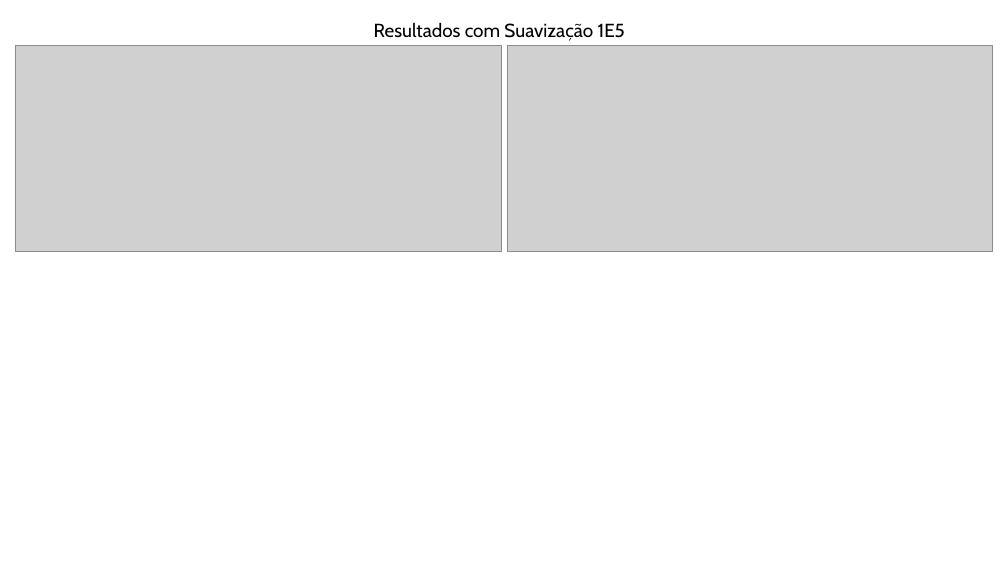
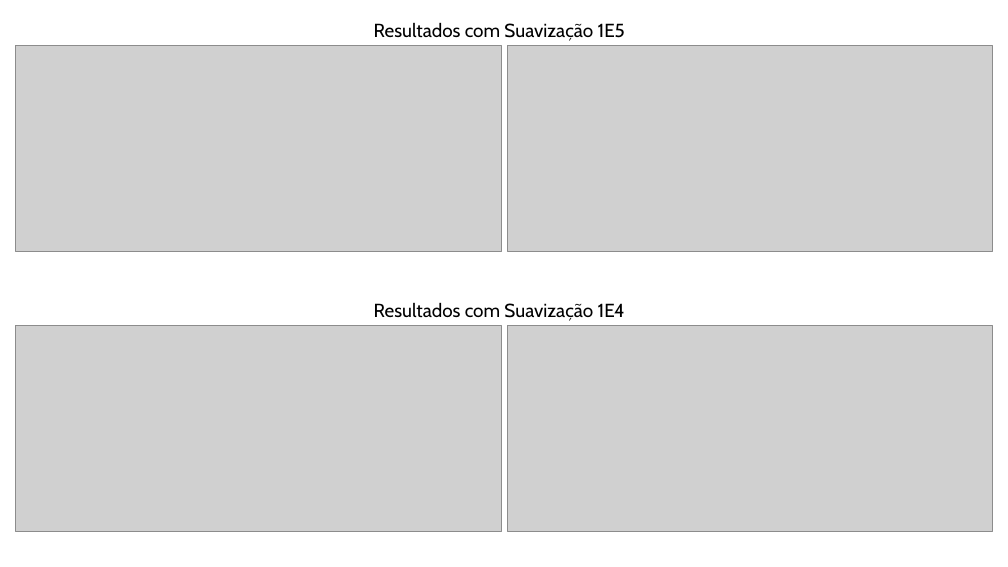
Before and after one commit to murilloabs/Master_Dissertation, a slide deck: slide 14 of DISSERTACAO/figuras/figures.pptx. Drawn at 1008x567 pixels with LibreOffice and Linux fonts; fonts in the diff are those of the drawing; grey boxes stand for pictures. Boxes give left, top, right and bottom in pixels: in the first picture for what was removed or moved away, otherwise in the second. Text is boxed around its words. In the diff, an @@ line names an element or a change of style, - is before the commit and + after.

```diff
--- a/DISSERTACAO/figuras/figures.pptx
+++ b/DISSERTACAO/figuras/figures.pptx
@@ picture added at <box>16,326,501,532</box> @@
@@ text added at <box>374,302,625,321</box>, 18 pt, text #000000 @@
+Resultados com Suavização 1E4
@@ picture added at <box>507,326,993,532</box> @@
```
Also in this commit, not shown: 19 other files.
